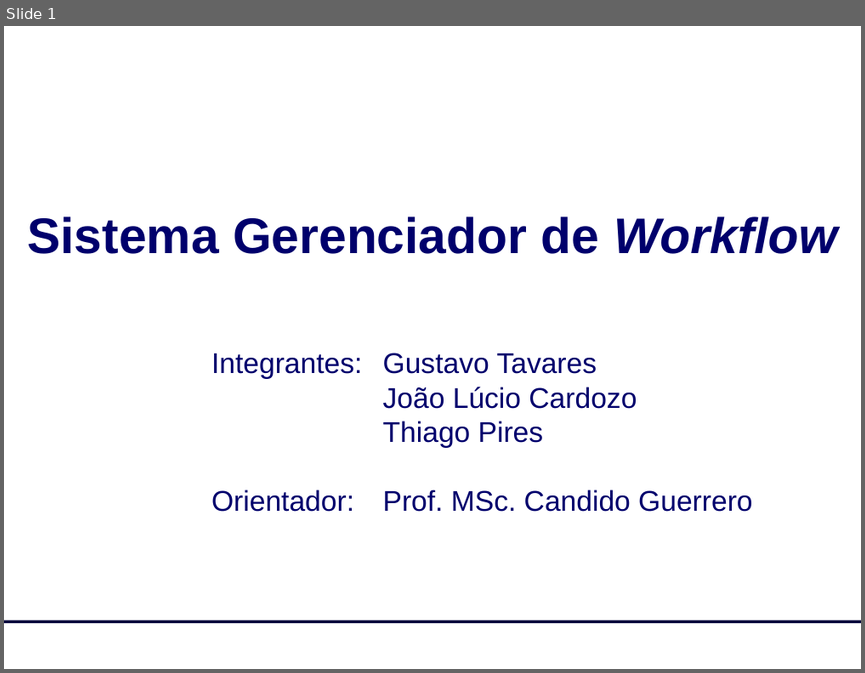
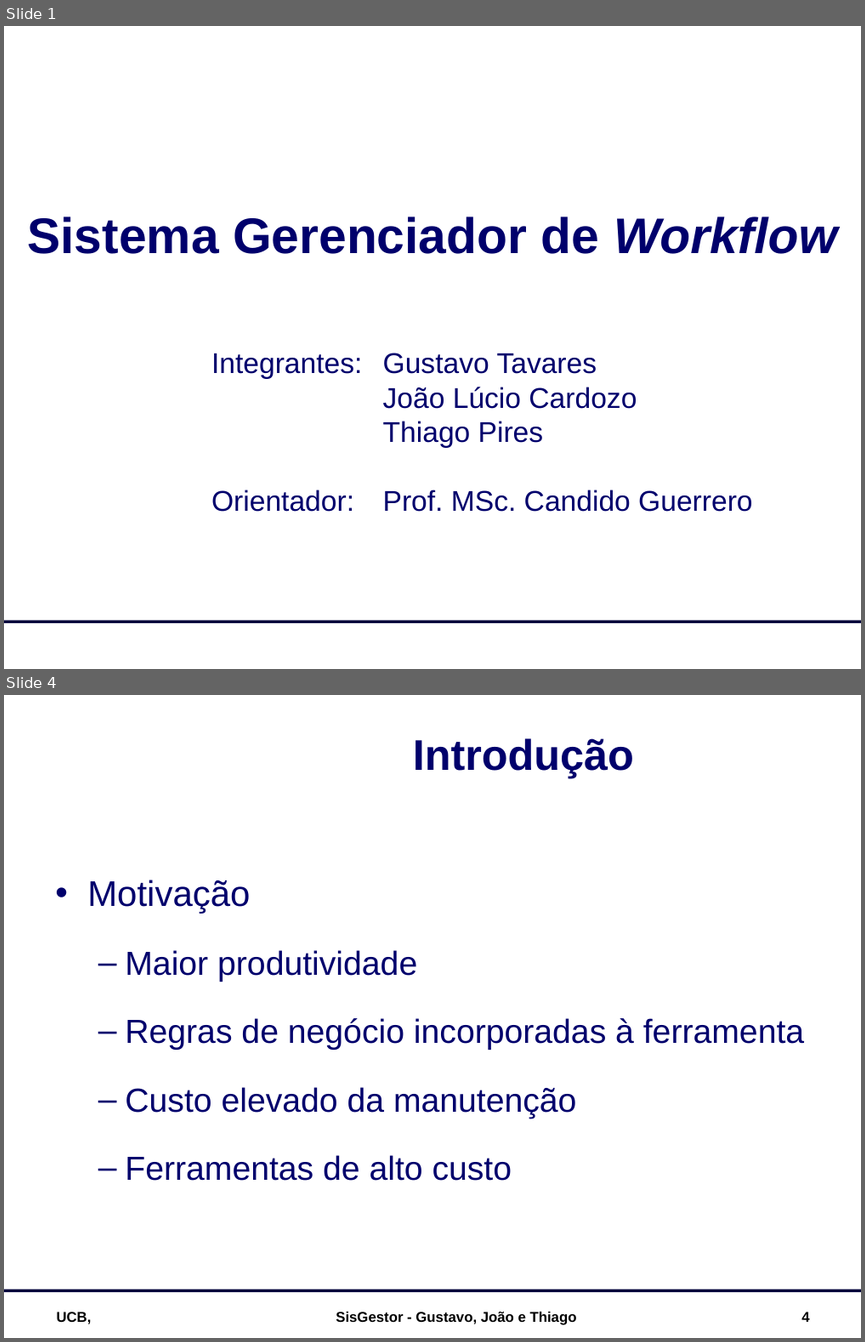
Before and after one commit to luciahsp/sisgestor, a slide deck: documentacao/SisGestor_Apresentação.ppt. Shown one above the other, each under a label of ours: slide 1 before the commit, slides 1 and 4 after it; the slides between them are not shown. The pictures are 865x673 and 865x1342 pixels, drawn with LibreOffice and Linux fonts; fonts in the diff are those of the drawing; background and template pictures are left out. Boxes give left, top, right and bottom in pixels: in the first picture for what was removed or moved away, otherwise in the second. Text is boxed around its words. In the diff, an @@ line names an element or a change of style, - is before the commit and + after.

```diff
--- a/documentacao/SisGestor_Apresentação.ppt
+++ b/documentacao/SisGestor_Apresentação.ppt
@@ slide 4 added at box(4, 695, 861, 1338), background picture (left out); not listed: 1 template element that a slide beside it also shows @@
@@ title added at box(413, 738, 634, 778), 36 pt, text #00006C, bold @@
+Introdução
@@ text added at box(87, 879, 804, 1180), 28 pt, text #00006C @@
+• Motivação
+  – Maior produtividade
+  – Regras de negócio incorporadas à ferramenta
+  – Custo elevado da manutenção
+  – Ferramentas de alto custo
@@ text added at box(57, 1311, 92, 1324), 12 pt, text #000000, bold @@
+UCB,
@@ text added at box(336, 1311, 577, 1325), 12 pt, text #000000, bold @@
+SisGestor - Gustavo, João e Thiago
@@ page number added at box(801, 1311, 809, 1321), 12 pt, text #000000, bold @@
+4
```
Also in this commit, not shown: 7 slides changed, 2 other slides added, 3 slides removed, 1 other file.
